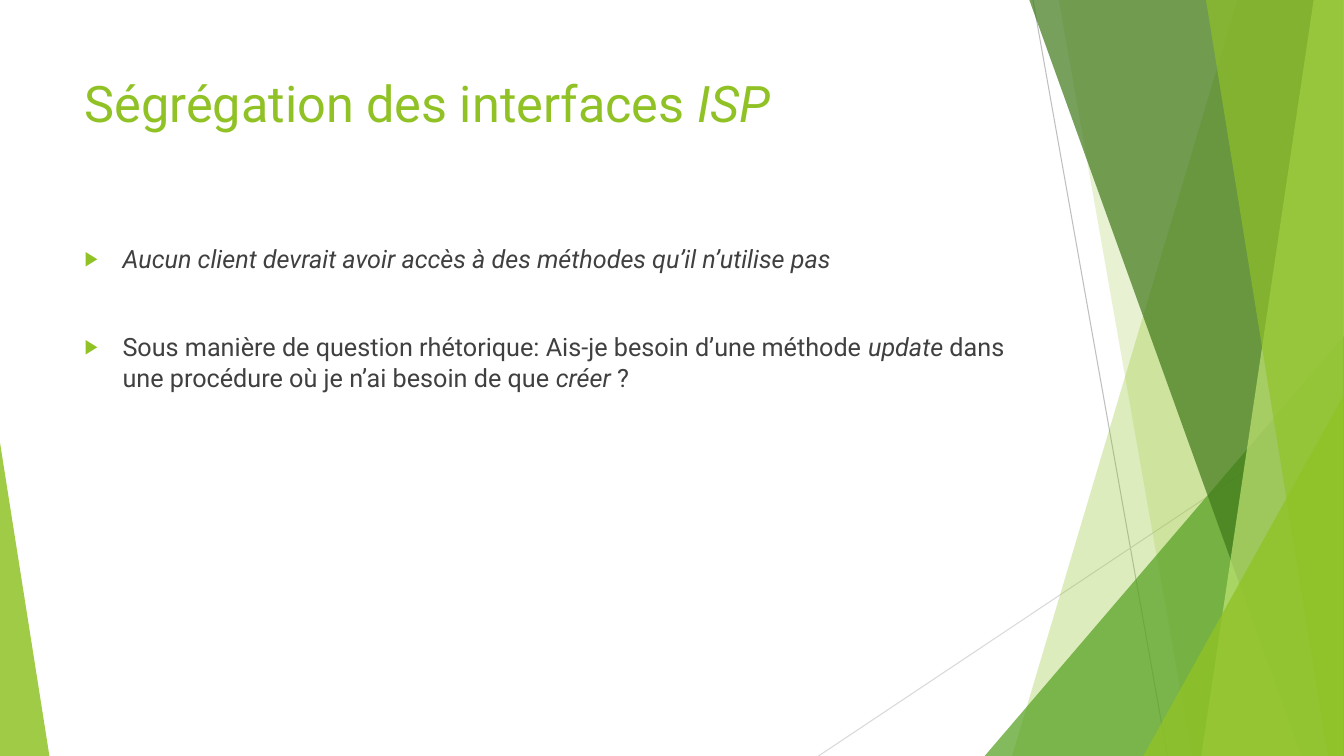
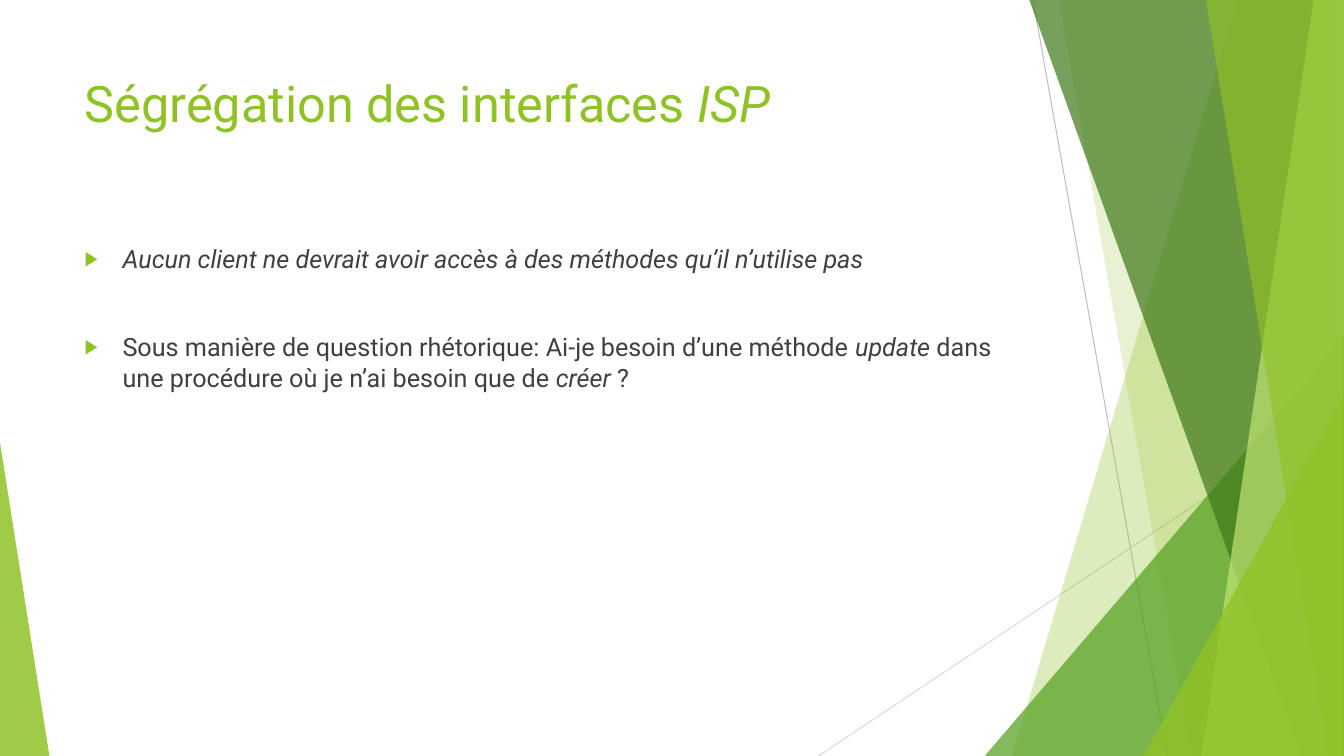
Before and after one commit to worming004/SimpleIsNotEasy, a slide deck: slide 11 of PPT/Easy != Simple.pptx. Drawn at 1344x756 pixels with LibreOffice and Linux fonts; fonts in the diff are those of the drawing. Boxes give left, top, right and bottom in pixels: in the first picture for what was removed or moved away, otherwise in the second. Text is boxed around its words. In the diff, an @@ line names an element or a change of style, - is before the commit and + after.

```diff
--- a/PPT/Easy != Simple.pptx
+++ b/PPT/Easy != Simple.pptx
@@ text at (123,249,991,393): text changed @@
-▶ Aucun client devrait avoir accès à des méthodes qu’il n’utilise pas
-▶ Sous manière de question rhétorique: Ais-je besoin d’une méthode update dans une procédure où je n’ai besoin de que créer ?
+▶ Aucun client ne devrait avoir accès à des méthodes qu’il n’utilise pas
+▶ Sous manière de question rhétorique: Ai-je besoin d’une méthode update dans une procédure où je n’ai besoin que de créer ?
```
Also in this commit, not shown: 13 other slides changed.
